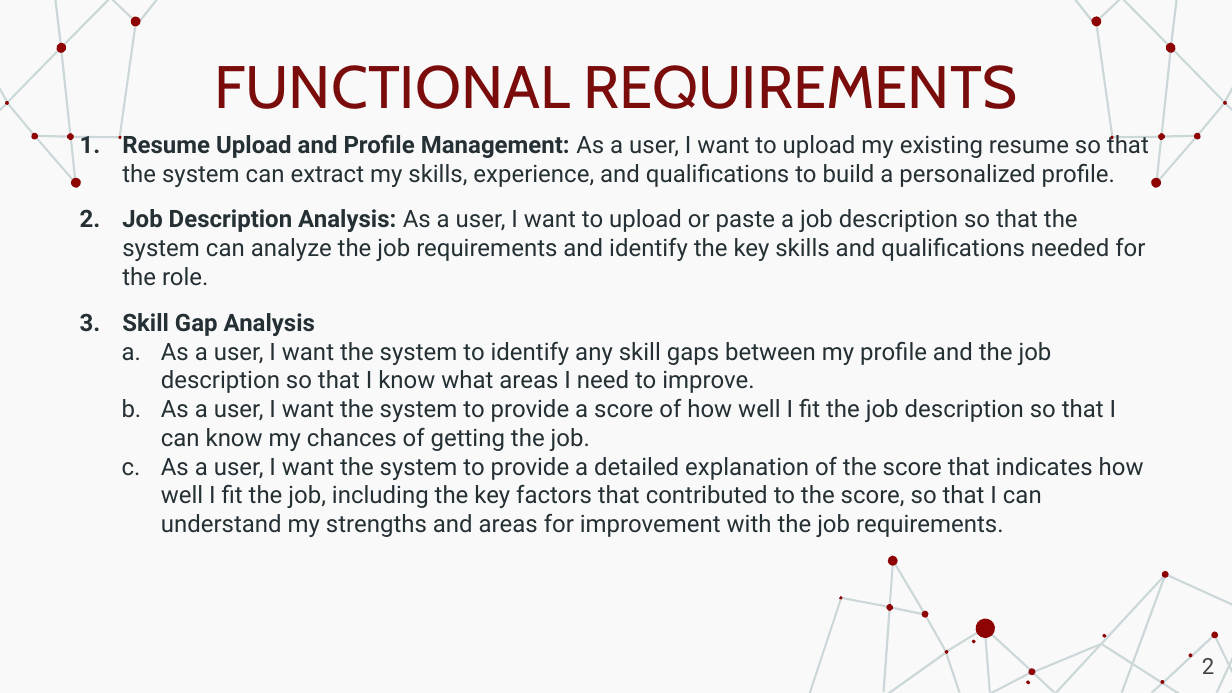
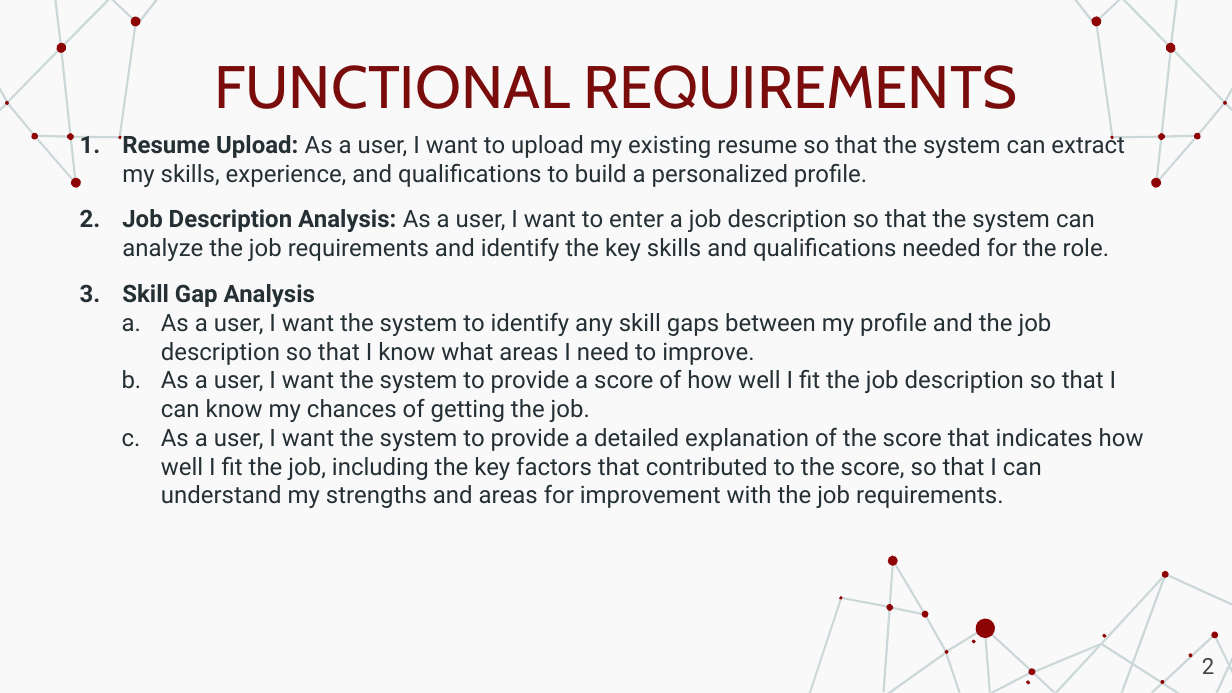
Before and after one commit to anushkabhatcode/Resume-Builder, a slide deck: slide 2 of Requirements/CS590 Resume Builder Project Requirements Presentation.pptx. Drawn at 1232x693 pixels with LibreOffice and Linux fonts; fonts in the diff are those of the drawing. Boxes give left, top, right and bottom in pixels: in the first picture for what was removed or moved away, otherwise in the second. Text is boxed around its words. In the diff, an @@ line names an element or a change of style, - is before the commit and + after.

Commit message:
Update requirements

```diff
--- a/Requirements/CS590 Resume Builder Project Requirements Presentation.pptx
+++ b/Requirements/CS590 Resume Builder Project Requirements Presentation.pptx
@@ text at (122, 131, 1125, 261): text changed @@
-1. Resume Upload and Profile Management: As a user, I want to upload my existing resume so that the system can extract my skills, experience, and qualifications to build a personalized profile.
-2. Job Description Analysis: As a user, I want to upload or paste a job description so that the system can analyze the job requirements and identify the key skills and qualifications needed for the role.
+1. Resume Upload: As a user, I want to upload my existing resume so that the system can extract my skills, experience, and qualifications to build a personalized profile.
+2. Job Description Analysis: As a user, I want to enter a job description so that the system can analyze the job requirements and identify the key skills and qualifications needed for the role.
```
Also in this commit, not shown: 7 other slides changed, 1 other file.
